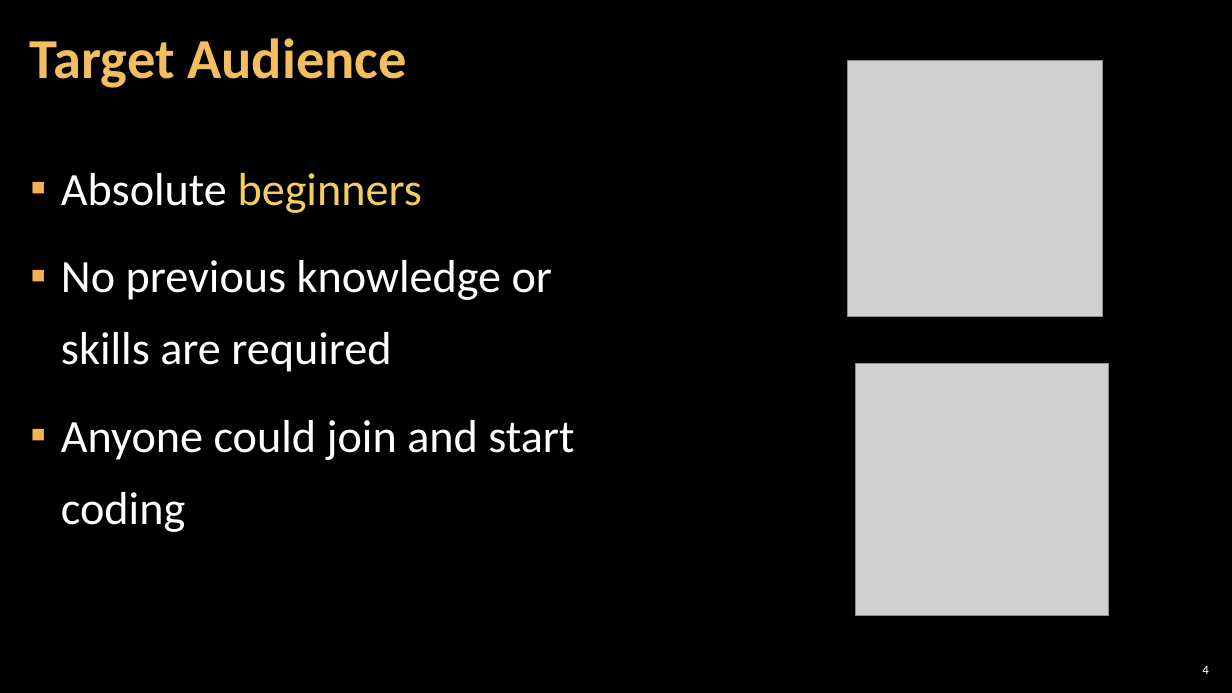
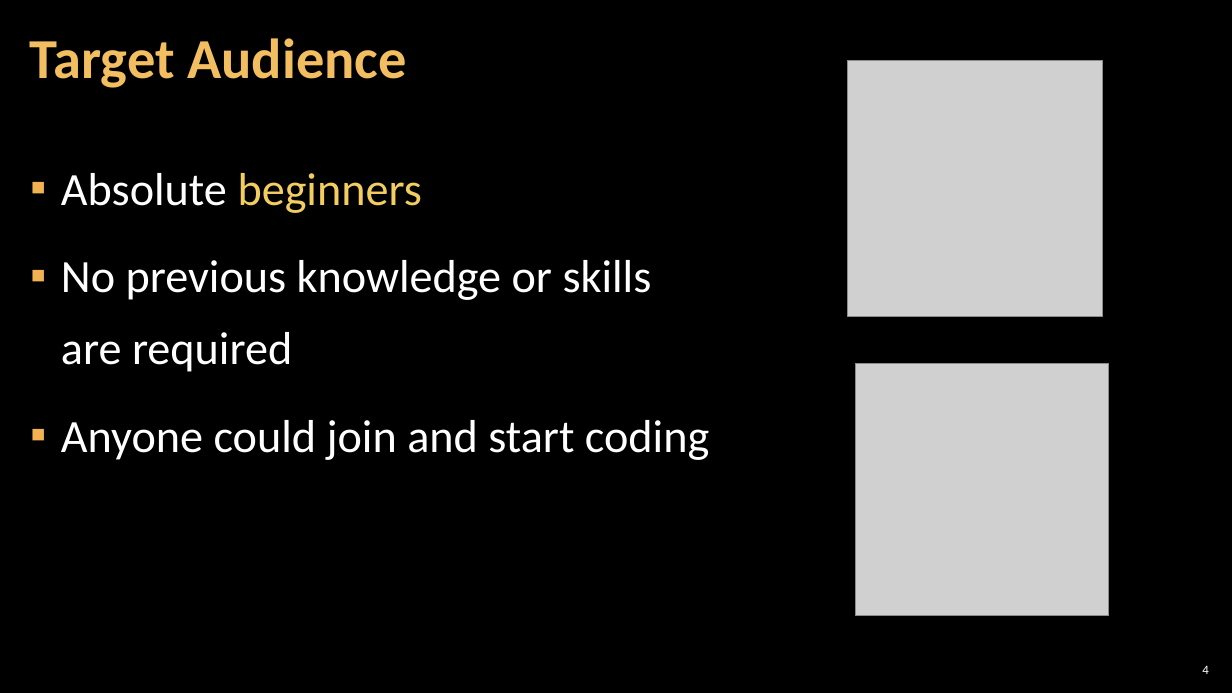
Before and after one commit to SoftUni/Programming-Basics-Resources, a slide deck: slide 4 of Presentation-Slides-CSharp-EN/Chapter-0-Preface/01.Chapter-Overview.pptx. Drawn at 1232x693 pixels with LibreOffice and Linux fonts; fonts in the diff are those of the drawing; grey boxes stand for pictures; background and template pictures are left out. Boxes give left, top, right and bottom in pixels: in the first picture for what was removed or moved away, otherwise in the second. Text is boxed around its words. In the diff, an @@ line names an element or a change of style, - is before the commit and + after.

```diff
--- a/Presentation-Slides-CSharp-EN/Chapter-0-Preface/01.Chapter-Overview.pptx
+++ b/Presentation-Slides-CSharp-EN/Chapter-0-Preface/01.Chapter-Overview.pptx
@@ text "Absolute beginners" rewrapped from <box>61,173,574,532</box> to <box>61,173,709,460</box> @@
```
Also in this commit, not shown: 3 other slides changed.
